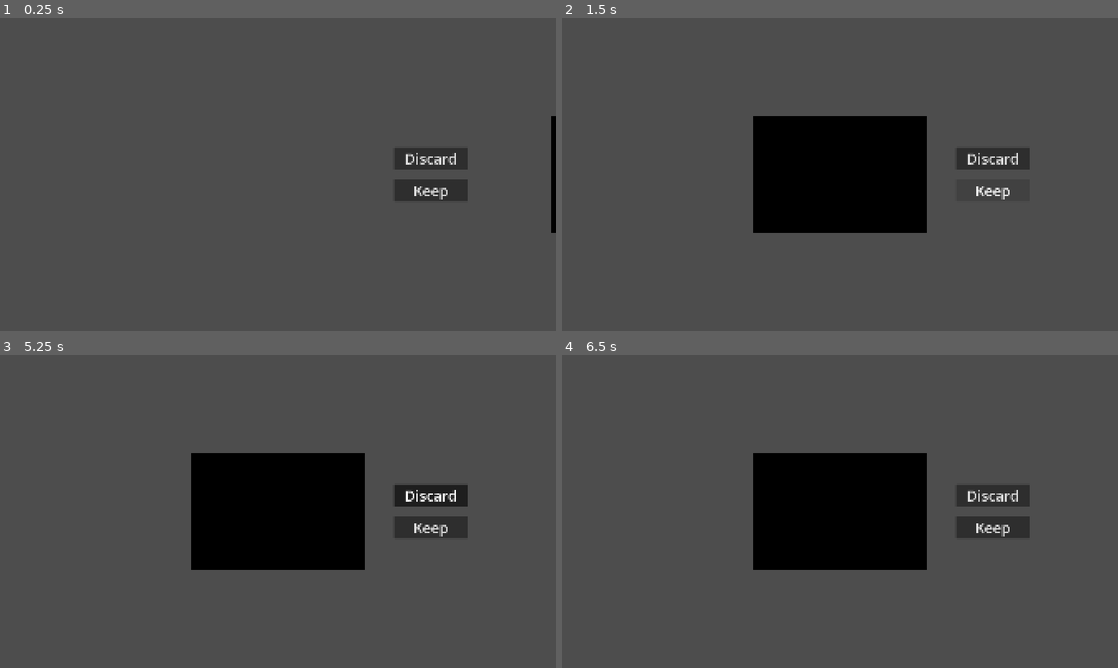
Above: before the commit, frames 1-4 (two rows, left to right).
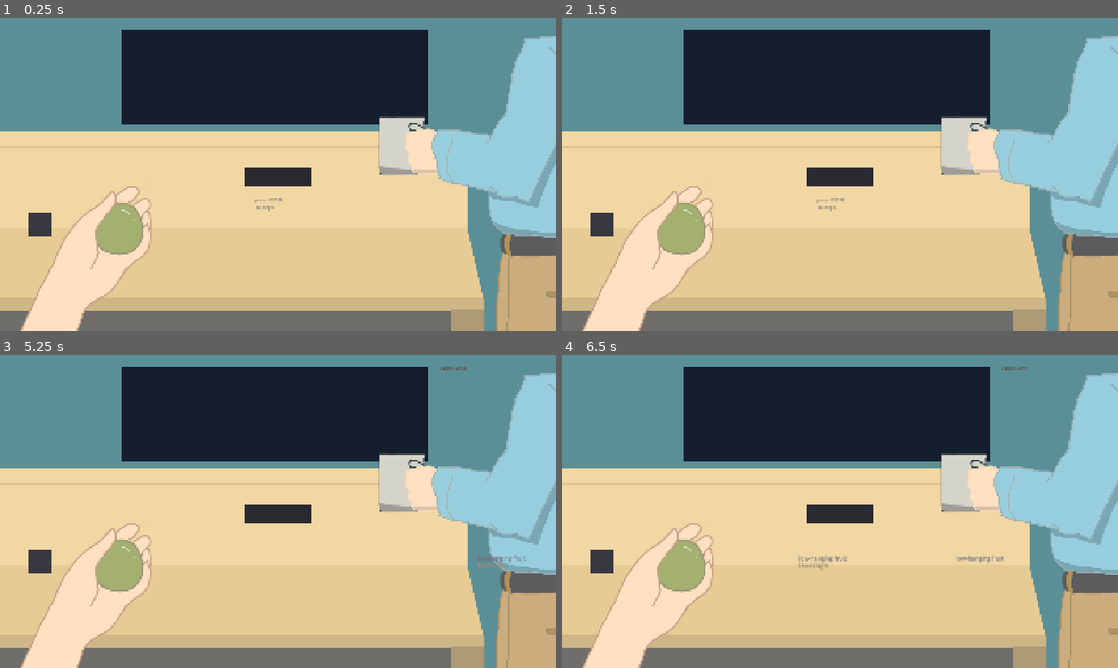
Above: after the commit, the same moments.

Repository: k3mystra/needy-college-student
Game: Godot game, scene res://taiko-minigame/rhythm-game.tscn
The game is run twice, just before and just after one commit, with the same random seed, the same clock (stepped at 60 frames per second) and the same inputs. Before the commit the project starts from res://memory_pick_minigame/memory_pick.tscn.
Inputs (mouse positions are in pixels of both pictures, inside the frame that each line leads up to):
- Up to frame 1 (0.25 s): no input
- Up to frame 2 (1.5 s): click (995, 158) at 0.5 s, where only the run before the commit has a clickable "Discard"; click (995, 190) at 1.25 s, where only the run before the commit has a clickable "Keep"
- Up to frame 3 (5.25 s): click (433, 495) at 2 s, where only the run before the commit has a clickable "Discard"; click (433, 527) at 2.75 s, where only the run before the commit has a clickable "Keep"; click (433, 495) at 3.5 s, where only the run before the commit has a clickable "Discard"; click (433, 527) at 4.25 s, where only the run before the commit has a clickable "Keep"; tap Enter at 5, 5.1 s; move the mouse to (400, 495) at 5.02 s; click (400, 495) at 5.17 s
- Up to frame 4 (6.5 s): tap F at 5.3, 5.85 s; move the mouse to (728, 527) at 5.77 s; click (728, 527) at 5.92 s; tap J at 6.05 s

The runs differ from the first frame. In frame 1, 99% of the frame differs, in the area x 0-100%, y 0-100%; in frame 2, 99%; in frame 3, 99%; in frame 4, 99%.

Commit message:
WIP version of the game

Diff:
--- a/project.godot
+++ b/project.godot
@@ -11,7 +11,7 @@
 [application]
 
 config/name="Kind"
-run/main_scene="uid://dxtneicd1ti3h"
+run/main_scene="uid://dhqi2c7ac5jfd"
 config/features=PackedStringArray("4.6", "GL Compatibility")
 config/icon="res://icon.svg"
 
@@ -19,13 +19,11 @@
 
 window/size/viewport_width=1920
 window/size/viewport_height=1080
-window/size/window_width_override=960
-window/size/window_height_override=540
 window/stretch/mode="canvas_items"
 
 [editor_plugins]
 
-enabled=PackedStringArray("res://addons/_Godot-IDE_/plugin.cfg")
+enabled=PackedStringArray()
 
 [file_customization]
 
--- /dev/null
+++ b/taiko-minigame/Scenes/Environment.tscn
@@ -0,0 +1,20 @@
+[gd_scene format=3 uid="uid://bxgjki6i3b2wb"]
+
+[ext_resource type="Texture2D" uid="uid://dutv5qn5gv0qa" path="res://taiko-minigame/Assets/taiko-office-fpv.png" id="1_fqmn3"]
+[ext_resource type="Texture2D" uid="uid://br0h0u3bpe7ag" path="res://taiko-minigame/Assets/taiko-boss.png" id="2_moc4h"]
+[ext_resource type="Texture2D" uid="uid://dju43xiwqm7x2" path="res://taiko-minigame/Assets/Monitor_Taiko.png" id="3_tl8dn"]
+
+[node name="Environment" type="Node2D" unique_id=230811383]
+
+[node name="TaikoOfficeFpv" type="Sprite2D" parent="." unique_id=889115490]
+position = Vector2(962, 544)
+texture = ExtResource("1_fqmn3")
+
+[node name="TaikoBoss" type="Sprite2D" parent="." unique_id=541253966]
+position = Vector2(968, 554)
+texture = ExtResource("2_moc4h")
+
+[node name="MonitorTaiko" type="Sprite2D" parent="." unique_id=2017060278]
+position = Vector2(492, 558)
+scale = Vector2(1.3320521, 1.2861446)
+texture = ExtResource("3_tl8dn")
--- /dev/null
+++ b/taiko-minigame/Scenes/Player.tscn
@@ -0,0 +1,24 @@
+[gd_scene format=3 uid="uid://d2tmy48hvegf8"]
+
+[ext_resource type="Texture2D" uid="uid://c32g3g8b202j0" path="res://taiko-minigame/Assets/taiko-loose.png" id="1_2ebo4"]
+[ext_resource type="Texture2D" uid="uid://7y53ngpowsd5" path="res://taiko-minigame/Assets/taiko-squeeze.png" id="2_yshpc"]
+
+[sub_resource type="SpriteFrames" id="SpriteFrames_xp70q"]
+animations = [{
+"frames": [{
+"duration": 1.0,
+"texture": ExtResource("1_2ebo4")
+}, {
+"duration": 1.0,
+"texture": ExtResource("2_yshpc")
+}],
+"loop": true,
+"name": &"default",
+"speed": 4.0
+}]
+
+[node name="Hand" type="AnimatedSprite2D" unique_id=1856708344]
+position = Vector2(-1, 13)
+scale = Vector2(1.337963, 1.337963)
+sprite_frames = SubResource("SpriteFrames_xp70q")
+frame_progress = 0.43304792
--- /dev/null
+++ b/taiko-minigame/Scenes/Speech.tscn
@@ -0,0 +1,19 @@
+[gd_scene format=3 uid="uid://c4b5bx7p1erbe"]
+
+[ext_resource type="Texture2D" uid="uid://b3goxbbgfrgex" path="res://taiko-minigame/Assets/speech1.png" id="1_qqg2g"]
+[ext_resource type="Texture2D" uid="uid://84unlmdsa6nx" path="res://taiko-minigame/Assets/speech2.png" id="2_fa8sg"]
+[ext_resource type="Texture2D" uid="uid://c1s1n84x0toc2" path="res://taiko-minigame/Assets/speech3.png" id="3_3vqsk"]
+
+[node name="Node2D" type="Node2D" unique_id=701775321]
+
+[node name="Speech1" type="Sprite2D" parent="." unique_id=1514321476]
+position = Vector2(321, 512)
+texture = ExtResource("1_qqg2g")
+
+[node name="Speech2" type="Sprite2D" parent="." unique_id=859809165]
+position = Vector2(321, 512)
+texture = ExtResource("2_fa8sg")
+
+[node name="Speech3" type="Sprite2D" parent="." unique_id=57842353]
+position = Vector2(321, 512)
+texture = ExtResource("3_3vqsk")
--- /dev/null
+++ b/taiko-minigame/Scripts/taiko-game.gd
@@ -0,0 +1,360 @@
+
+extends Node2D
+
+# ─── TIMING ───────────────────────────────────────────────────────────────────
+const BPM := 72.0                          # slow, oppressive tempo
+const BEAT_SEC := 60.0 / BPM
+const SONG_DURATION := 90.0               # seconds of suffering
+const HIT_WINDOW := 0.18                  # seconds either side of perfect
+
+# ─── RHYTHM CHART ─────────────────────────────────────────────────────────────
+# Each entry: [beat_number, note_type]
+# note_type: 0 = small squeeze (f key), 1 = big squeeze (j key)
+const CHART: Array = [
+	[1,  0], [2,  0], [3,  1], [4,  0],
+	[5,  0], [6,  0], [7,  0], [8,  1],
+	[9,  0], [10, 0], [11, 0], [12, 0],
+	[13, 1], [14, 0], [15, 0], [16, 1],
+	[17, 0], [18, 0], [19, 0], [20, 0],
+	[21, 0], [22, 1], [23, 0], [24, 0],
+	[25, 0], [26, 0], [27, 0], [28, 1],
+	[29, 0], [30, 0], [31, 1], [32, 0],
+	[33, 0], [34, 0], [35, 0], [36, 0],
+	[37, 1], [38, 0], [39, 0], [40, 1],
+	[41, 0], [41.5, 0], [42, 0], [42.5, 0],  # boss rambles faster
+	[43, 1], [44, 0], [45, 0], [46, 0],
+	[47, 0], [48, 1], [49, 0], [50, 0],
+	[51, 0], [52, 0], [53, 1], [54, 0],
+	[55, 0], [56, 0], [57, 0], [58, 1],
+	[59, 0], [60, 0], [61, 0], [62, 0],
+	[63, 1], [63.5, 0], [64, 1], [64.5, 0],
+	[65, 0], [66, 0], [67, 0], [68, 1],
+]
+
+# Boss buzzwords that drift across the rhythm lane as notes
+const BUZZWORDS: Array[String] = [
+	"synergy", "bandwidth", "circle back", "deliverable",
+	"leverage", "pivot", "ideate", "low-hanging fruit",
+	"deep dive", "move the needle", "touch base", "align",
+	"proactive", "value-add", "scalable", "agile",
+]
+
+# ─── RUNTIME STATE ─────────────────────────────────────────────────────────────
+var song_time := 0.0
+var is_playing := false
+var chart_index := 0
+var active_notes: Array = []        # [{node, beat_time, type, hit}]
+var score := 0
+var combo := 0
+var misses := 0
+var lunch_remaining := 0.1 * 60.0  # 30 minutes of lunch, ticking down
+var slack_timer := 0.0
+var slack_visible := false
+var feedback_timer := 0.0
+var squeeze_scale := 1.0            # stress ball animation
+
+# Node references (assigned in _ready)
+@onready var background: TextureRect  = $Background
+@onready var monitor: ColorRect  = $Monitor
+@onready var monitor_text: RichTextLabel = $MonitorText
+@onready var boss: TextureRect = $Boss
+@onready var boss_hands: ColorRect = $BossHands
+@onready var desk:  TextureRect = $Desk
+@onready var stress_ball: TextureRect = $StressBall
+@onready var rhythm_lane: Control = $RhythmLane
+@onready var hit_zone: ColorRect = $RhythmLane/HitZone
+@onready var note_container:  Node2D  = $NoteContainer
+@onready var slack_panel: Panel = $SlackMessage
+@onready var slack_label: Label = $SlackMessage/SlackLabel
+@onready var lunch_clock: Label = $LunchClock
+@onready var feedback_label: Label  = $FeedbackLabel
+@onready var combo_label: Label = $ComboLabel
+
+# ─── COLOURS ──────────────────────────────────────────────────────────────────
+const C_BG          := Color(0.10, 0.10, 0.10)
+const C_MONITOR     := Color(0.08, 0.12, 0.18)
+const C_SUIT        := Color(0.15, 0.15, 0.17)
+const C_DESK        := Color(0.18, 0.13, 0.10)
+const C_BALL        := Color(0.55, 0.20, 0.20)
+const C_BALL_SQUEEZ := Color(0.70, 0.25, 0.22)
+const C_NOTE_SMALL  := Color(0.45, 0.45, 0.50)
+const C_NOTE_BIG    := Color(0.60, 0.55, 0.45)
+const C_HITZONE     := Color(0.22, 0.22, 0.25)
+const C_LANE        := Color(0.14, 0.14, 0.16)
+const C_TEXT        := Color(0.50, 0.50, 0.52)
+const C_MISS        := Color(0.40, 0.25, 0.25)
+const C_HIT         := Color(0.40, 0.42, 0.40)
+
+# ─── SETUP ────────────────────────────────────────────────────────────────────
+func _ready() -> void:
+	_build_scene()
+	_show_intro()
+
+func _build_scene() -> void:
+	var vp: Vector2 = Vector2(1920,1080)
+
+	## Display size
+	#DisplayServer.window_set_size(Vector2(1920,1080))
+
+	# Backgroundff
+	background.texture = load("res://taiko-minigame/Assets/taiko-office-fpv.png")
+	background.size  = vp
+
+	# Monitor — top half, slightly off-centre
+	monitor.color    = C_MONITOR
+	monitor.size     = Vector2(vp.x * 0.55, vp.y * 0.30)
+	monitor.position = Vector2(vp.x * 0.22, vp.y * 0.04)
+
+	# Monitor text
+	monitor_text.size     = monitor.size - Vector2(16, 16)
+	monitor_text.position = monitor.position + Vector2(8, 8)
+	monitor_text.add_theme_color_override("default_color", C_TEXT * 0.8)
+
+	# Boss torso — no face, just a suit filling centre
+	boss.texture  = load("res://taiko-minigame/Assets/taiko-boss.png")
+	boss.size     = Vector2(vp.x * 0.28, vp.y * 0.42)
+	boss.position = Vector2(vp.x * 0.10, vp.y * 0.05)
+
+	# Boss hands — mug suggestion at bottom of torso
+	boss_hands.color    = C_SUIT * 1.1
+	boss_hands.size     = Vector2(vp.x * 0.12, vp.y * 0.06)
+	boss_hands.position = Vector2(vp.x * 0.44, vp.y * 0.48)
+
+	# Desk
+	desk.texture  = load("res://taiko-minigame/Assets/taiko-office-fpv.png/")
+	desk.size     = Vector2(vp.x, vp.y * 0.18)
+	desk.position = Vector2(0, vp.y * 0.72)
+
+	# Stress ball
+	stress_ball.texture  = load("res://taiko-minigame/Assets/taiko-loose.png")
+	stress_ball.size     = Vector2(40, 40)
+	stress_ball.position = Vector2(-700,400)
+
+	# Rhythm lane
+	rhythm_lane.size     = Vector2(vp.x * 0.90, 72)
+	rhythm_lane.position = Vector2(vp.x * 0.05, vp.y * 0.62)
+
+	# Hit zone inside lane
+	hit_zone.color    = C_HITZONE
+	hit_zone.size     = Vector2(80, 80)
+	hit_zone.position = Vector2.ZERO
+
+	# Slack panel — hidden
+	slack_panel.size     = Vector2(300, 100)
+	slack_panel.position = Vector2(vp.x - 400, 12)
+	slack_panel.hide()
+
+	# Labels
+	lunch_clock.position = Vector2(vp.x - 400, vp.y * 0.03)
+	lunch_clock.add_theme_color_override("font_color", C_TEXT)
+
+	feedback_label.position          = Vector2(vp.x * 0.5 - 80, vp.y * 0.57)
+	feedback_label.add_theme_color_override("font_color", C_HIT)
+	feedback_label.text              = ""
+
+	combo_label.position = Vector2(16, vp.y * 0.60)
+	combo_label.add_theme_color_override("font_color", C_TEXT * 0.6)
+	combo_label.text     = ""
+
+func _show_intro() -> void:
+	feedback_label.text              = "press ENTER\n to begin"
+	feedback_label.add_theme_color_override("font_color", C_TEXT)
+
+# ─── INPUT ────────────────────────────────────────────────────────────────────
+func _input(event: InputEvent) -> void:
+	if not is_playing:
+		if event is InputEventKey and event.keycode == KEY_ENTER and event.pressed:
+			_start_game()
+		return
+
+	if event is InputEventKey and event.pressed and not event.echo:
+		match event.keycode:
+			KEY_F:
+				_attempt_hit(0)   # small squeeze
+			KEY_J:
+				_attempt_hit(1)   # big squeeze
+
+func _attempt_hit(type: int) -> void:
+	_animate_squeeze()
+	var best_note = null
+	var best_dist := 9999.0
+
+	for note_data in active_notes:
+		if note_data["hit"]:
+			continue
+		var dist: float = abs(float(note_data["beat_time"]) - song_time)
+		if dist < HIT_WINDOW and dist < best_dist:
+			best_dist = dist
+			best_note = note_data
+
+	if best_note != null:
+		best_note["hit"] = true
+		best_note["node"].queue_free()
+		combo += 1
+		score += 100 + (combo * 10)
+		_show_feedback("HIT", C_HIT)
+		combo_label.text = str(combo) if combo > 1 else ""
+	else:
+		# mis-timed or empty squeeze — just sad, no penalty sound
+		_show_feedback("MISS", C_BG)  # silent miss
+		combo = 0
+		combo_label.text = ""
+
+# ─── GAME LOOP ────────────────────────────────────────────────────────────────
+func _start_game() -> void:
+	is_playing    = true
+	song_time     = 0.0
+	chart_index   = 0
+	score         = 0
+	combo         = 0
+	misses        = 0
+	slack_timer   = 5.0   # first slack message after 5s
+	feedback_label.text = ""
+
+func _process(delta: float) -> void:
+	if not is_playing:
+		return
+
+	song_time       += delta
+	lunch_remaining -= delta
+	slack_timer     -= delta
+	feedback_timer  -= delta
+
+	_spawn_notes()
+	_scroll_notes(delta)
+	_cull_missed_notes()
+	_update_lunch_clock()
+	#_update_stress_ball(delta)
+	_handle_slack()
+
+	if feedback_timer <= 0.0:
+		feedback_label.text = ""
+
+	if song_time >= SONG_DURATION:
+		_end_game()
+
+func _spawn_notes() -> void:
+	while chart_index < CHART.size():
+		var entry      = CHART[chart_index]
+		var beat_num   = entry[0]
+		var note_type  = entry[1]
+		var note_time  = beat_num * BEAT_SEC
+		var look_ahead = 2.5  # seconds before note is needed, spawn it
+
+		if note_time - song_time <= look_ahead:
+			# Randomise appearance by shifting when the note spawns into view.
+			# The hit time stays fixed — only the travel start point shifts,
+			# so notes arrive from different distances, feeling irregular.
+			var jitter: float = randf_range(-0.9, 0.9)
+			_create_note(note_time, note_type, jitter)
+			chart_index += 1
+		else:
+			break
+			break
+
+func _create_note(beat_time: float, type: int, note_jitter: float) -> void:
+	var lane_w: float = rhythm_lane.size.x
+	var lane_h: float = rhythm_lane.size.y
+	var word      := BUZZWORDS[randi() % BUZZWORDS.size()]
+
+	# Use a Label as the note so the buzzword IS the note
+	var note  = Label.new()
+	note.text  = word
+	note.add_theme_color_override("font_color", C_NOTE_BIG if type == 1 else C_NOTE_SMALL)
+	note.add_theme_font_size_override("font_size", 25 if type == 1 else 20)
+
+	# Start at right edge of lane
+	var start_x   := lane_w - 20.0
+	var start_y   := lane_h * 0.25 if type == 0 else lane_h * 0.55
+	note.position = Vector2(start_x , start_y) + rhythm_lane.position
+
+	note_container.add_child(note)
+
+	active_notes.append({
+		"node":      note,
+		"beat_time": beat_time,
+		"type":      type,
+		"hit":       false,
+	})
+
+func _scroll_notes(delta: float) -> void:
+	# Notes travel left: distance = lookahead_window * lane_width / look_ahead_time
+	var lane_w: float = rhythm_lane.size.x
+	var speed: float  = (lane_w - 64.0) / 2.5   # pixels per second
+	for note_data in active_notes:
+		if not note_data["hit"]:
+			note_data["node"].position.x -= speed * delta
+
+func _cull_missed_notes() -> void:
+	var to_remove: Array = []
+	for note_data in active_notes:
+		if note_data["hit"]:
+			continue
+		# Note has scrolled past hit zone and window expired
+		if song_time > float(note_data["beat_time"]) + HIT_WINDOW:
+			note_data["node"].queue_free()
+			to_remove.append(note_data)
+			misses       += 1
+			combo         = 0
+			combo_label.text = ""
+			_show_feedback("", C_BG)
+
+	for r in to_remove:
+		active_notes.erase(r)
+
+# ─── UI UPDATES ───────────────────────────────────────────────────────────────
+func _update_lunch_clock() -> void:
+	var mins  := int(lunch_remaining / 60.0)
+	var secs  := int(lunch_remaining) % 60
+	lunch_clock.text = "lunch: %02d:%02d" % [mins, secs]
+	if lunch_remaining < 300:   # last 5 min — slightly more grey
+		lunch_clock.add_theme_color_override("font_color", C_MISS)
+
+#func _update_stress_ball(delta: float) -> void:
+	#squeeze_scale = lerpf(squeeze_scale, 1.0, delta * 8.0)
+	#var s         := Vector2(squeeze_scale, 2.0 - squeeze_scale)
+	#stress_ball.scale = s
+	#stress_ball.modulate = C_BALL.lerp(C_BALL_SQUEEZ, squeeze_scale - 1.0)
+
+func _animate_squeeze() -> void:
+	#squeeze_scale = 0.72   # squash horizontally, bulge vertically
+	stress_ball.texture = load("res://taiko-minigame/Assets/taiko-squeeze.png")
+	await get_tree().create_timer(0.5).timeout
+	stress_ball.texture = load("res://taiko-minigame/Assets/taiko-loose.png")
+
+func _handle_slack() -> void:
+	var setslacksize = LabelSettings.new()
+	setslacksize.set_font_size(25)
+	$SlackMessage/SlackLabel.label_settings = setslacksize
+	if slack_timer <= 0.0 and not slack_visible:
+		slack_label.text  = "Boss: So.. per my last email..."
+		slack_panel.show()
+		slack_visible       = true
+		slack_timer         = 25.0   # next one in 25s
+	elif slack_timer <= 0.0 and slack_visible:
+		slack_panel.hide()
+		slack_visible       = false
+		slack_timer         = 20.0
+
+func _show_feedback(text: String, color: Color) -> void:
+	feedback_label.text = text
+	feedback_label.add_theme_color_override("font_color", color)
+	feedback_timer      = 0.4
+
+# ─── END STATE ────────────────────────────────────────────────────────────────
+func _end_game() -> void:
+	is_playing = false
+	for note_data in active_notes:
+		note_data["node"].queue_free()
+	active_notes.clear()
+
+	var accuracy := 0.0
+	var total    := CHART.size()
+	if total > 0:
+		accuracy = float(total - misses) / float(total) * 100.0
+
+	feedback_label.add_theme_color_override("font_color", C_TEXT)
+	feedback_label.text = (
+		"meeting over.\n\nyou hit %d%%\nof what was said.\n\nno one noticed."
+		% [int(accuracy)]
+	)
--- /dev/null
+++ b/taiko-minigame/rhythm-game.tscn
@@ -0,0 +1,80 @@
+[gd_scene format=3 uid="uid://dhqi2c7ac5jfd"]
+
+[ext_resource type="PackedScene" uid="uid://bxgjki6i3b2wb" path="res://taiko-minigame/Scenes/Environment.tscn" id="1_61hqs"]
+[ext_resource type="Script" uid="uid://diwxf7evl0hao" path="res://taiko-minigame/Scripts/taiko-game.gd" id="1_kg4dr"]
+[ext_resource type="PackedScene" uid="uid://d2tmy48hvegf8" path="res://taiko-minigame/Scenes/Player.tscn" id="2_eoo82"]
+
+[node name="Node2D" type="Node2D" unique_id=672249060]
+script = ExtResource("1_kg4dr")
+
+[node name="Environment" parent="." unique_id=230811383 instance=ExtResource("1_61hqs")]
+visible = false
+
+[node name="Player" parent="." unique_id=759195438 instance=ExtResource("2_eoo82")]
+visible = false
+position = Vector2(951, 919)
+scale = Vector2(0.54907405, 0.54907405)
+frame_progress = 0.8775456
+
+[node name="Background" type="TextureRect" parent="." unique_id=1941382148]
+offset_right = 40.0
+offset_bottom = 40.0
+
+[node name="Monitor" type="ColorRect" parent="." unique_id=1925003078]
+offset_right = 40.0
+offset_bottom = 40.0
+
+[node name="MonitorText" type="RichTextLabel" parent="." unique_id=1858192267]
+offset_right = 40.0
+offset_bottom = 40.0
+
+[node name="Boss" type="TextureRect" parent="." unique_id=976634603]
+offset_right = 40.0
+offset_bottom = 40.0
+
+[node name="BossHands" type="ColorRect" parent="." unique_id=358642973]
+offset_right = 40.0
+offset_bottom = 40.0
+
+[node name="Desk" type="TextureRect" parent="." unique_id=1306170954]
+visible = false
+offset_right = 40.0
+offset_bottom = 40.0
+
+[node name="StressBall" type="TextureRect" parent="." unique_id=1987198173]
+offset_right = 40.0
+offset_bottom = 40.0
+
+[node name="RhythmLane" type="Control" parent="." unique_id=1415012372]
+layout_mode = 3
+anchors_preset = 0
+offset_right = 40.0
+offset_bottom = 40.0
+
+[node name="HitZone" type="ColorRect" parent="RhythmLane" unique_id=1245865437]
+layout_mode = 0
+offset_right = 40.0
+offset_bottom = 40.0
+
+[node name="NoteContainer" type="Node2D" parent="." unique_id=651505376]
+
+[node name="SlackMessage" type="Panel" parent="." unique_id=1700391194]
+offset_right = 40.0
+offset_bottom = 40.0
+
+[node name="SlackLabel" type="Label" parent="SlackMessage" unique_id=1050440883]
+layout_mode = 0
+offset_right = 40.0
+offset_bottom = 23.0
+
+[node name="LunchClock" type="Label" parent="." unique_id=312137527]
+offset_right = 40.0
+offset_bottom = 23.0
+
+[node name="FeedbackLabel" type="Label" parent="." unique_id=221004638]
+offset_right = 40.0
+offset_bottom = 23.0
+
+[node name="ComboLabel" type="Label" parent="." unique_id=1754691610]
+offset_right = 40.0
+offset_bottom = 23.0
Binary file added: taiko-minigame/Assets/Monitor_Taiko.png
Not shown, added: taiko-minigame/Assets/Monitor_Taiko.png.import
Binary file added: taiko-minigame/Assets/speech1.png
Not shown, added: taiko-minigame/Assets/speech1.png.import
Binary file added: taiko-minigame/Assets/speech2.png
Not shown, added: taiko-minigame/Assets/speech2.png.import
Binary file added: taiko-minigame/Assets/speech3.png
Not shown, added: taiko-minigame/Assets/speech3.png.import
Binary file added: taiko-minigame/Assets/taiko-boss.png
Not shown, added: taiko-minigame/Assets/taiko-boss.png.import
Binary file added: taiko-minigame/Assets/taiko-loose.png
Not shown, added: taiko-minigame/Assets/taiko-loose.png.import
(and 7 more such lines)
